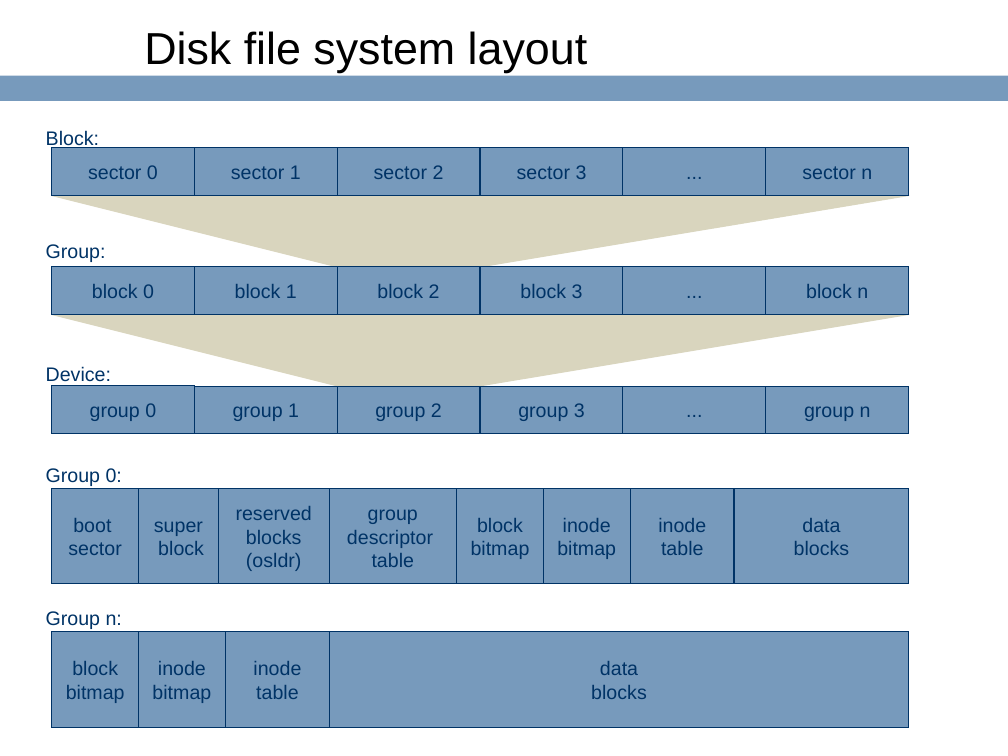
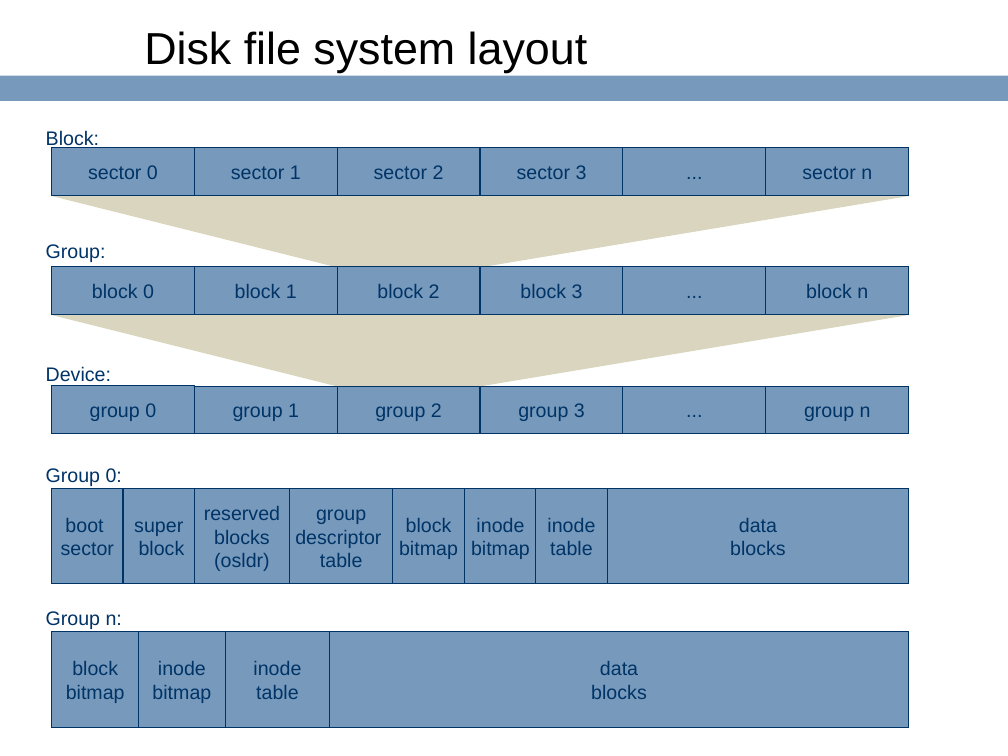
Before and after one commit to ringgaard/sanos, a slide deck: slide 60 of doc/sanostech.ppt. Drawn at 1008x756 pixels with LibreOffice and Linux fonts; fonts in the diff are those of the drawing; background and template pictures are left out. Boxes give left, top, right and bottom in pixels: in the first picture for what was removed or moved away, otherwise in the second. Text is boxed around its words. In the diff, an @@ line names an element or a change of style, - is before the commit and + after.

```diff
--- a/doc/sanostech.ppt
+++ b/doc/sanostech.ppt
@@ rectangle "boot" resized from (x1=51, y1=489, x2=138, y2=585) to (x1=51, y1=489, x2=123, y2=585) @@
@@ rectangle "super" resized from (x1=139, y1=489, x2=219, y2=585) to (x1=123, y1=489, x2=195, y2=585) @@
@@ rectangle "reserved" resized from (x1=218, y1=489, x2=329, y2=585) to (x1=195, y1=489, x2=289, y2=585) @@
@@ rectangle "group" resized from (x1=330, y1=489, x2=457, y2=585) to (x1=289, y1=489, x2=392, y2=585) @@
@@ rectangle "block" resized from (x1=457, y1=489, x2=544, y2=585) to (x1=393, y1=489, x2=465, y2=585) @@
@@ rectangle "inode" resized from (x1=542, y1=489, x2=631, y2=585) to (x1=465, y1=489, x2=537, y2=585) @@
@@ rectangle "inode" resized from (x1=631, y1=489, x2=734, y2=585) to (x1=535, y1=489, x2=607, y2=585) @@
@@ rectangle "data" resized from (x1=734, y1=489, x2=908, y2=585) to (x1=607, y1=489, x2=908, y2=585) @@
```
Also in this commit, not shown: 1 other slide changed, 1 other file.
